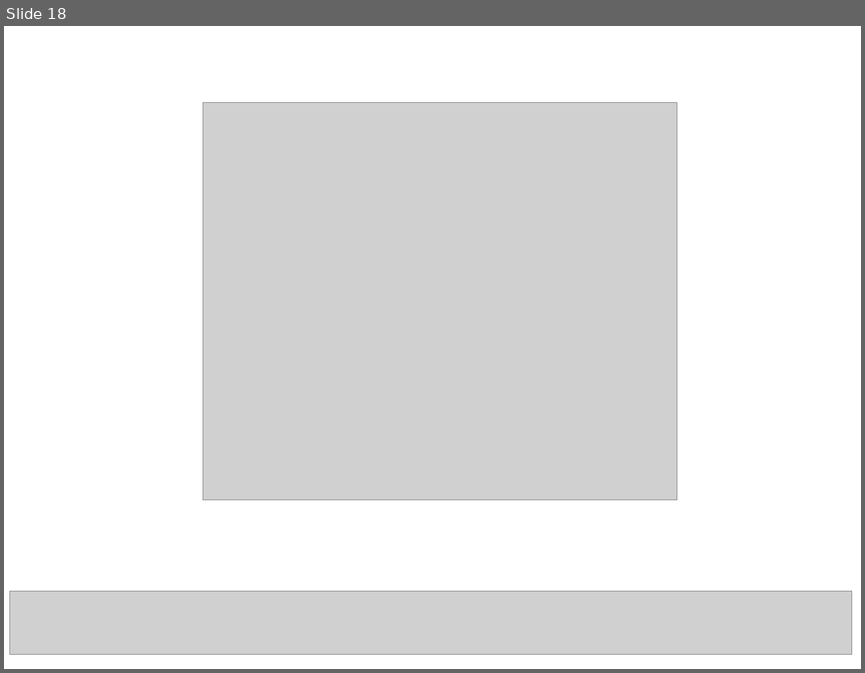
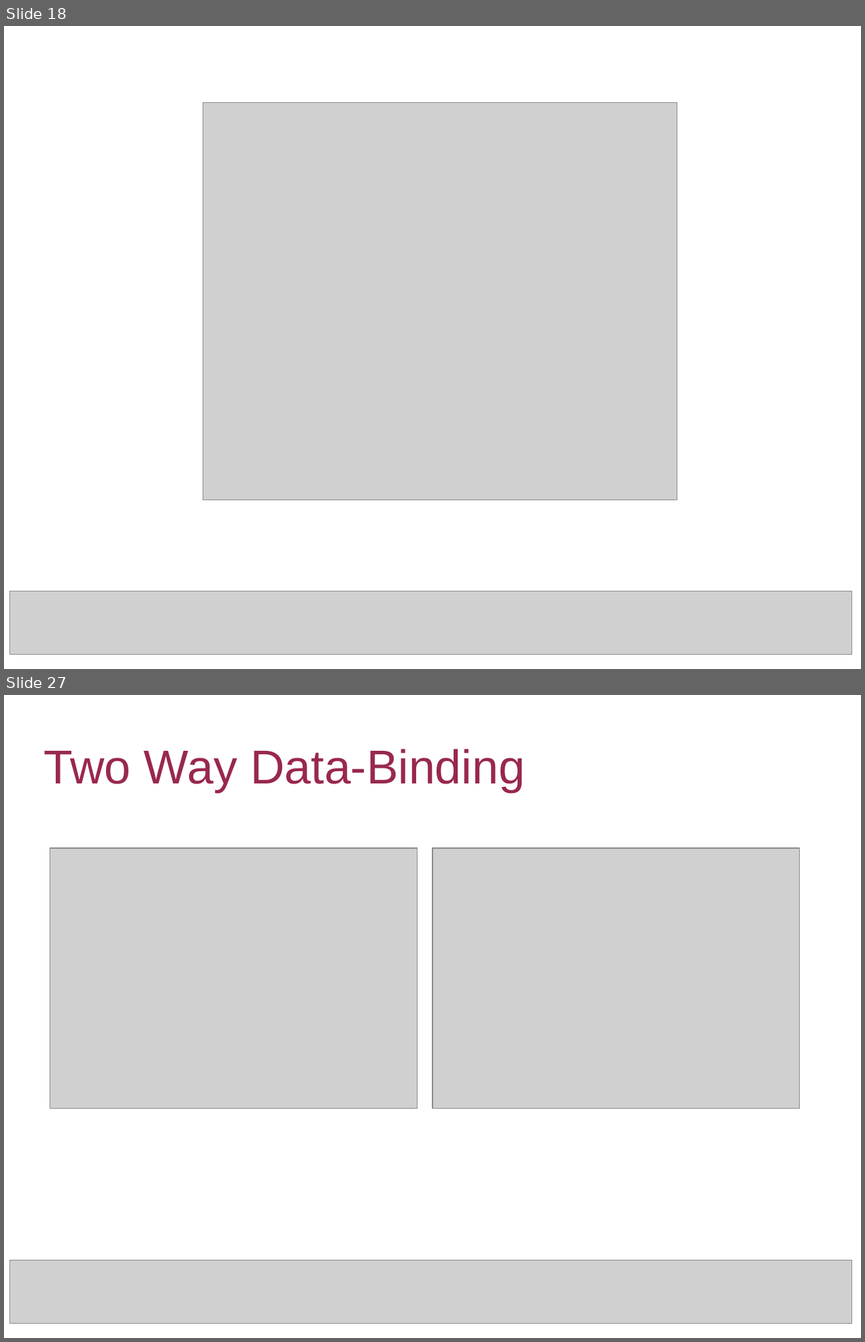
Before and after one commit to becevka/amigo, a slide deck: amigo.ppt. Shown one above the other, each under a label of ours: slide 18 before the commit, slides 18 and 27 after it; the slides between them are not shown. The pictures are 865x673 and 865x1342 pixels, drawn with LibreOffice and Linux fonts; fonts in the diff are those of the drawing; grey boxes stand for pictures. Boxes give left, top, right and bottom in pixels: in the first picture for what was removed or moved away, otherwise in the second. Text is boxed around its words. In the diff, an @@ line names an element or a change of style, - is before the commit and + after.

```diff
--- a/amigo.ppt
+++ b/amigo.ppt
@@ slide 27 added at [4, 695, 861, 1338], background #FFFFFF @@
@@ title added at [43, 749, 525, 792], 44 pt, text #99284C @@
+Two Way Data-Binding
@@ picture added at [50, 848, 417, 1108] @@
@@ picture added at [432, 848, 800, 1108] @@
@@ picture added at [10, 1259, 852, 1323] @@
```
Also in this commit, not shown: 17 slides changed, 17 other slides added, 2 other files.
